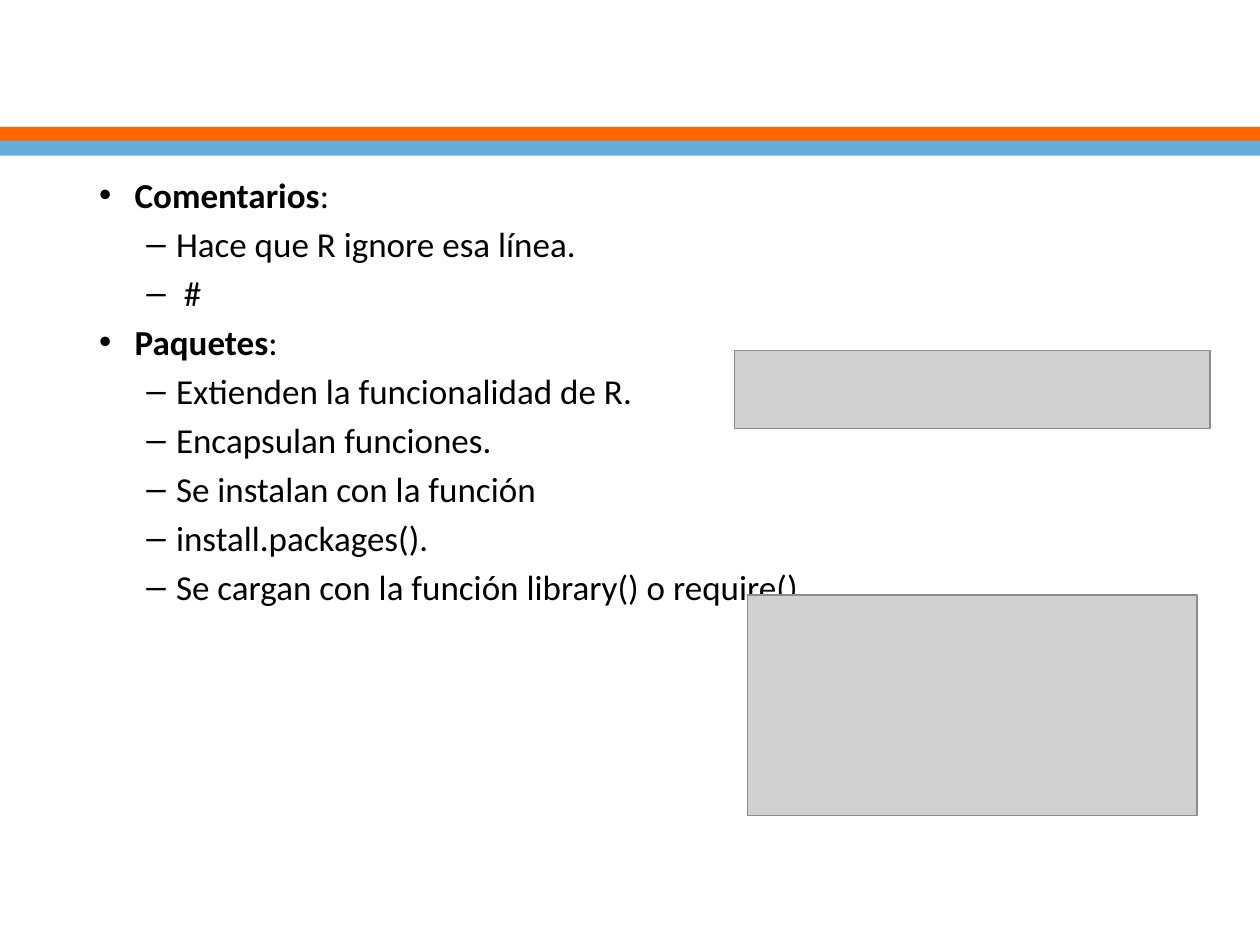
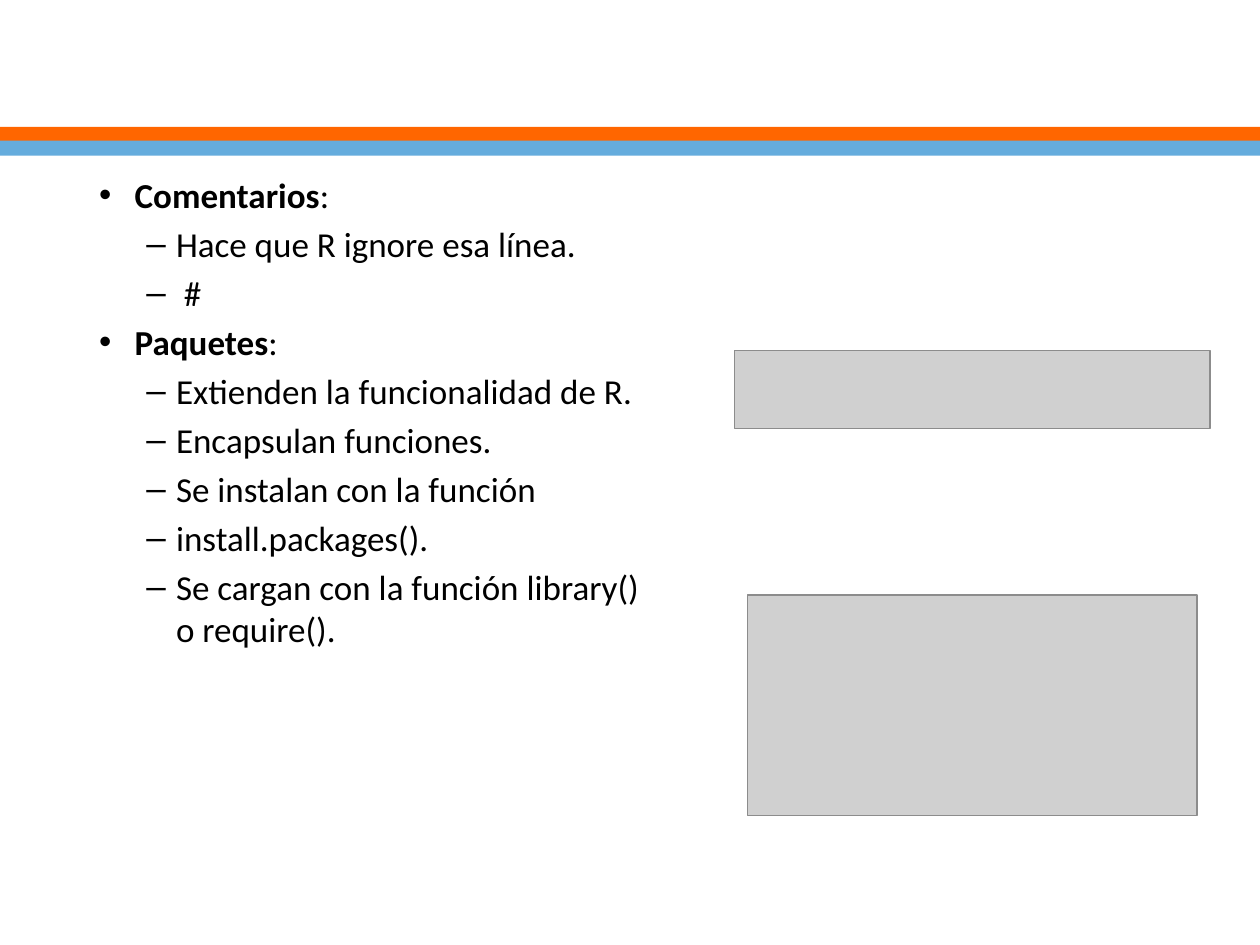
Before and after one commit to ejimenezdelgado/mineria_datos_lunes_3_2018, a slide deck: slide 17 of clase 7/clase 7.pptx. Drawn at 1260x945 pixels with LibreOffice and Linux fonts; fonts in the diff are those of the drawing; grey boxes stand for pictures; background and template pictures are left out. Boxes give left, top, right and bottom in pixels: in the first picture for what was removed or moved away, otherwise in the second. Text is boxed around its words. In the diff, an @@ line names an element or a change of style, - is before the commit and + after.

```diff
--- a/clase 7/clase 7.pptx
+++ b/clase 7/clase 7.pptx
@@ text "Comentarios:" rewrapped from (x1=135, y1=183, x2=806, y2=609) to (x1=135, y1=183, x2=639, y2=648) @@
```
Also in this commit, not shown: 4 other slides changed, 8 other files.
